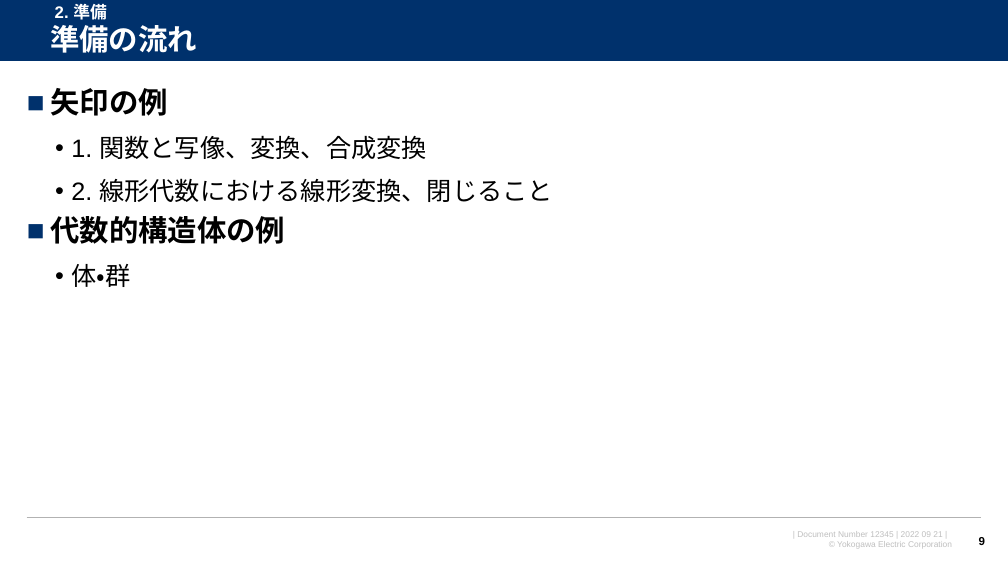
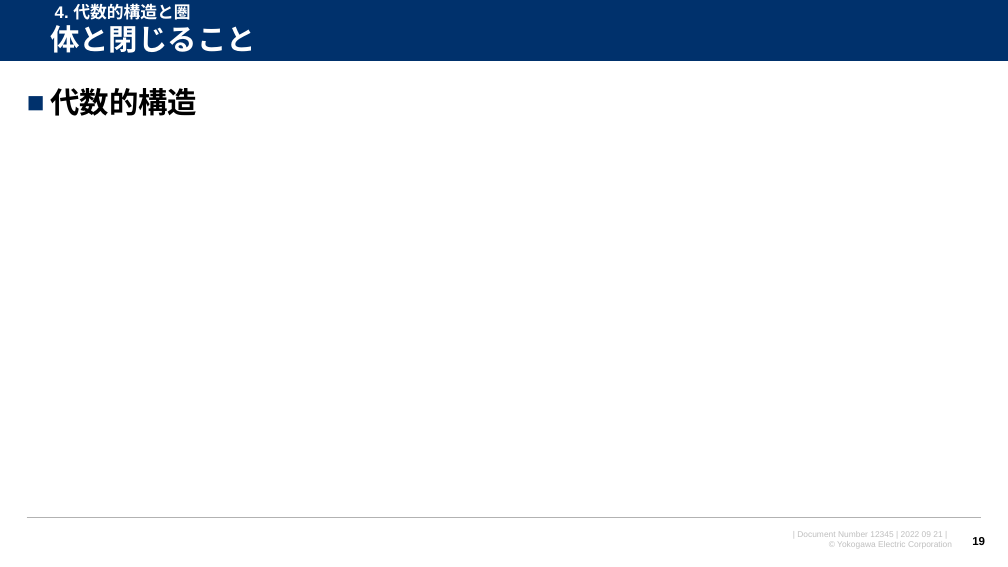
Before and after one commit to watarukumagai-git/opt, a slide deck: slide 19 of MMW/20230126_MMW_kumagai_rev.0.pptx (slide 9 before the commit). Drawn at 1008x567 pixels with LibreOffice and Linux fonts; fonts in the diff are those of the drawing; background and template pictures are left out. Boxes give left, top, right and bottom in pixels: in the first picture for what was removed or moved away, otherwise in the second. Text is boxed around its words. In the diff, an @@ line names an element or a change of style, - is before the commit and + after.

```diff
--- a/MMW/20230126_MMW_kumagai_rev.0.pptx
+++ b/MMW/20230126_MMW_kumagai_rev.0.pptx
@@ title at <box>50,25,256,53</box>: text changed @@
-準備の流れ
+体と閉じること
@@ text at <box>55,3,190,20</box>: text changed @@
-2. 準備
+4. 代数的構造と圏
@@ text at <box>50,88,197,116</box>: text changed; size 24 to 28 pt; bold on @@
-■ 矢印の例
-  • 1. 関数と写像、変換、合成変換
-  • 2. 線形代数における線形変換、閉じること
-■ 代数的構造体の例
-  • 体・群
+■ 代数的構造
@@ page number at <box>972,537,985,545</box>: text changed @@
-9
+19
```
Also in this commit, not shown: 10 other slides changed, 6 slides added, 13 slides removed.
